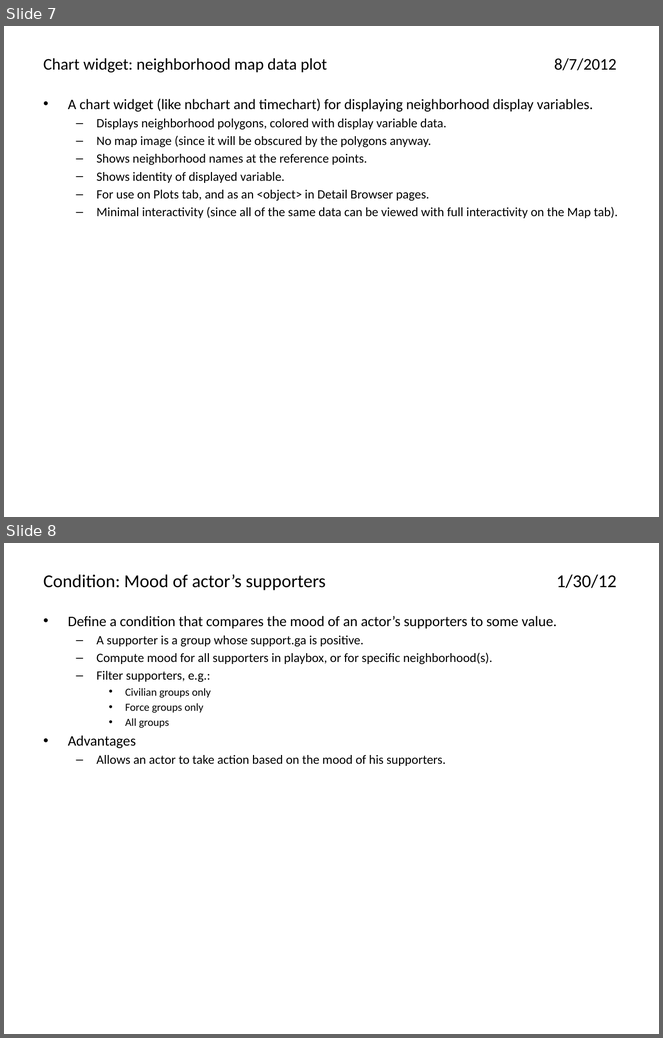
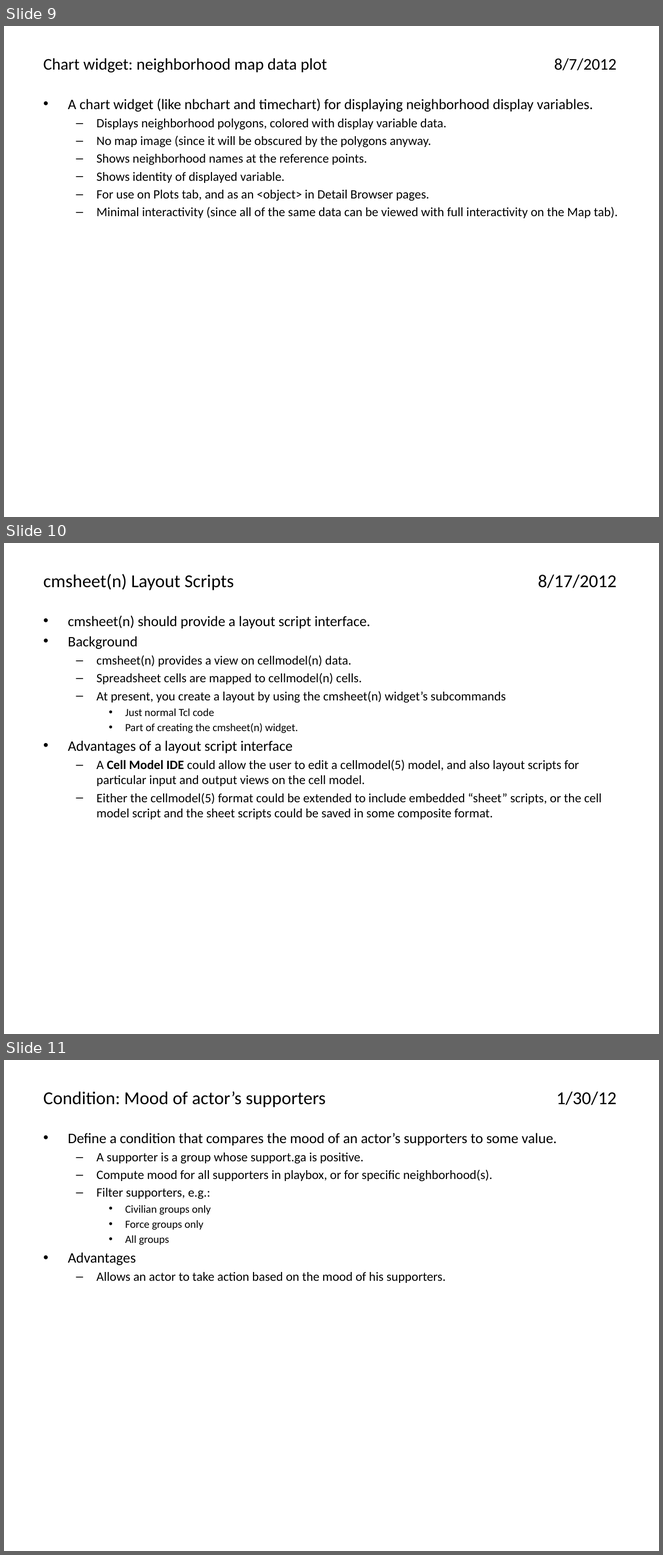
Before and after one commit to AthenaModel/athena-legacy, a slide deck: docs/dev/ideas.pptx. Shown one above the other, each under a label of ours: slides 7 and 8 before the commit, slides 9, 10 and 11 after it. The pictures are 663x1038 and 663x1555 pixels, drawn with LibreOffice and Linux fonts; fonts in the diff are those of the drawing. Boxes give left, top, right and bottom in pixels: in the first picture for what was removed or moved away, otherwise in the second. Text is boxed around its words. In the diff, an @@ line names an element or a change of style, - is before the commit and + after.

Commit message:
Cellmodel ideas

```diff
--- a/docs/dev/ideas.pptx
+++ b/docs/dev/ideas.pptx
@@ slide 10 added at <box>4,543,659,1034</box>, background #FFFFFF @@
@@ title added at <box>44,574,617,590</box>, 20 pt, text #000000 @@
+cmsheet(n) Layout Scripts 8/17/2012
@@ text added at <box>68,615,602,820</box>, 14 pt, text #000000 @@
+• cmsheet(n) should provide a layout script interface.
+• Background
+  – cmsheet(n) provides a view on cellmodel(n) data.
+  – Spreadsheet cells are mapped to cellmodel(n) cells.
+  – At present, you create a layout by using the cmsheet(n) widget’s subcommands
+    • Just normal Tcl code
+    • Part of creating the cmsheet(n) widget.
+• Advantages of a layout script interface
+  – A Cell Model IDE could allow the user to edit a cellmodel(5) model, and also layout scripts for particular input and output views on the cell model.
+  – Either the cellmodel(5) format could be extended to include embedded “sheet” scripts, or the cell model script and the sheet scripts could be saved in some composite format.
@@ what was slide 7 is now slide 9 @@
@@ what was slide 8 is now slide 11 @@
```
Also in this commit, not shown: 2 other slides added.
